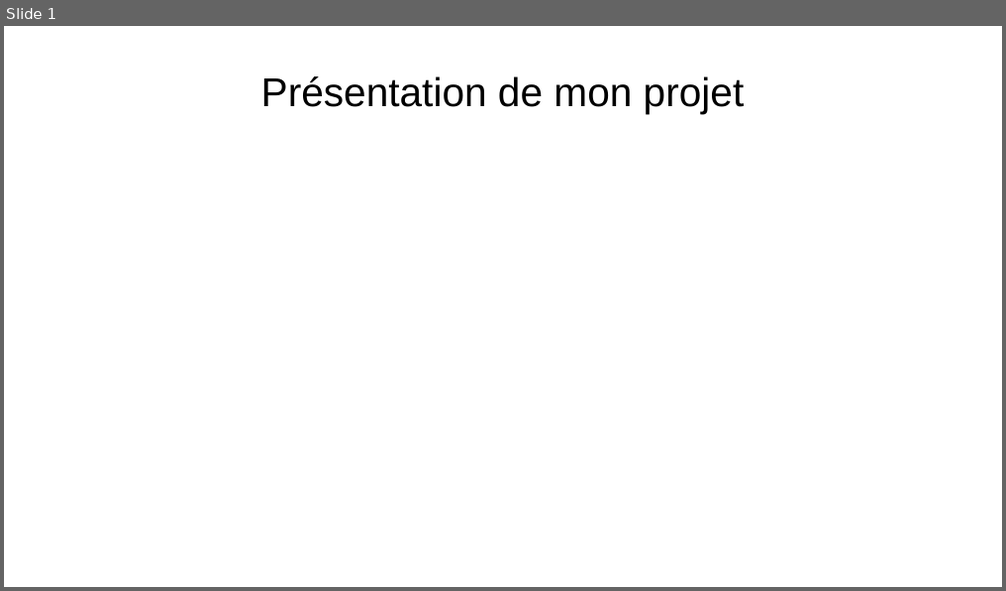
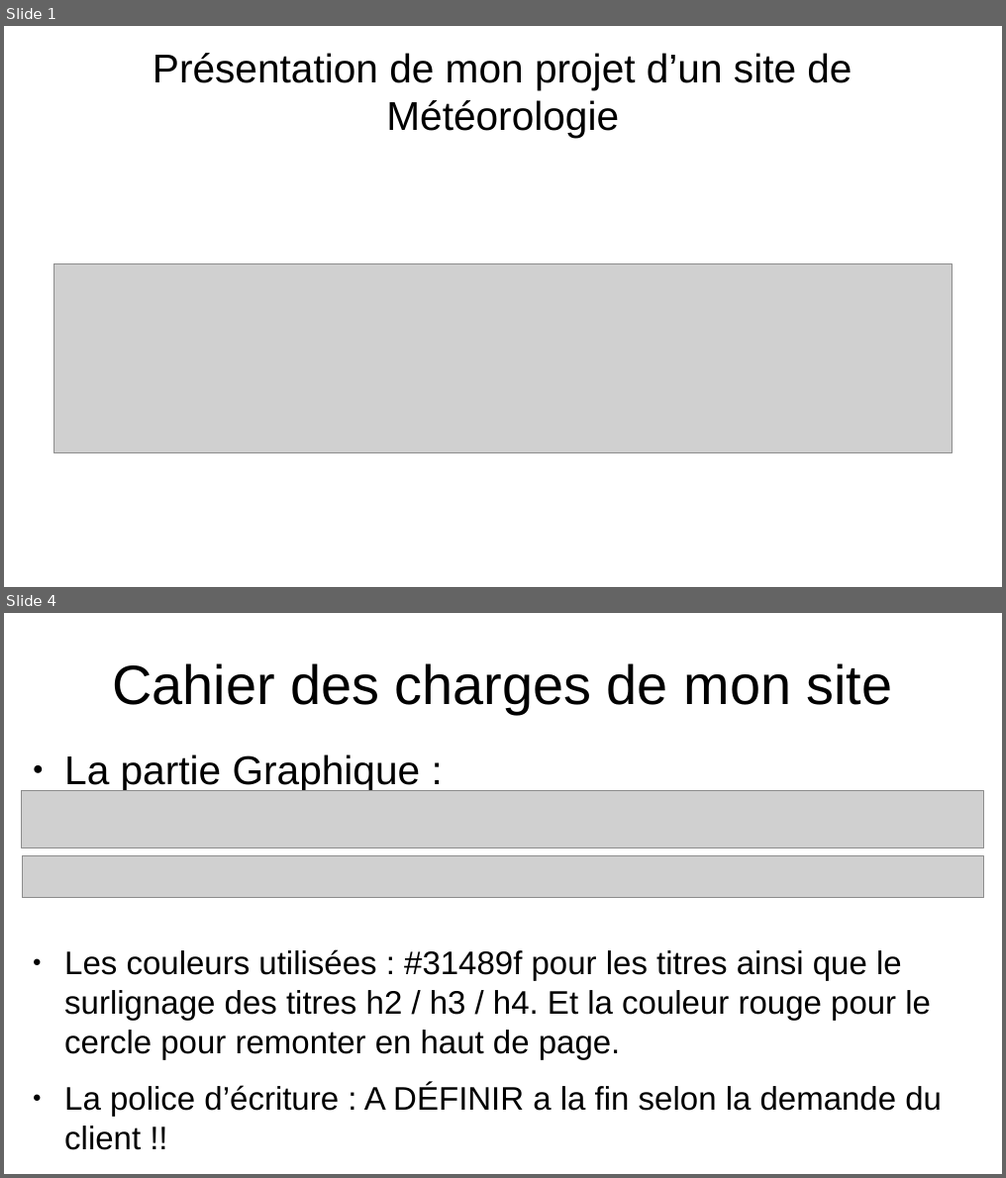
Before and after one commit to Max50603/PROJET--FINAL, a slide deck: PROJET/PROJET FINALE POWERPOINT.odp. Shown one above the other, each under a label of ours: slide 1 before the commit, slides 1 and 4 after it; the slides between them are not shown. The pictures are 1006x591 and 1006x1178 pixels, drawn with LibreOffice and Linux fonts; fonts in the diff are those of the drawing; grey boxes stand for pictures. Boxes give left, top, right and bottom in pixels: in the first picture for what was removed or moved away, otherwise in the second. Text is boxed around its words. In the diff, an @@ line names an element or a change of style, - is before the commit and + after.

```diff
--- a/PROJET/PROJET FINALE POWERPOINT.odp
+++ b/PROJET/PROJET FINALE POWERPOINT.odp
@@ slide 4 added at (4, 613, 1002, 1174), background #FFFFFF @@
@@ title added at (112, 663, 893, 714), 44 pt, text #000000 @@
+Cahier des charges de mon site
@@ text added at (64, 755, 942, 1151), 26 pt, text #000000 @@
+● La partie Graphique :
+● Les couleurs utilisées : #31489f pour les titres ainsi que le surlignage des titres h2 / h3 / h4. Et la couleur rouge pour le cercle pour remonter en haut de page.
+● La police d’écriture : A DÉFINIR a la fin selon la demande du client !!
@@ picture added at (22, 791, 985, 849) @@
@@ picture added at (22, 857, 985, 898) @@
@@ slide 1 changed as well @@
@@ title at (152, 53, 851, 138): text changed @@
-Présentation de mon projet
+Présentation de mon projet d’un site de Météorologie
@@ picture added at (54, 265, 952, 454) @@
```
Also in this commit, not shown: 11 other slides added, 3 other files.
